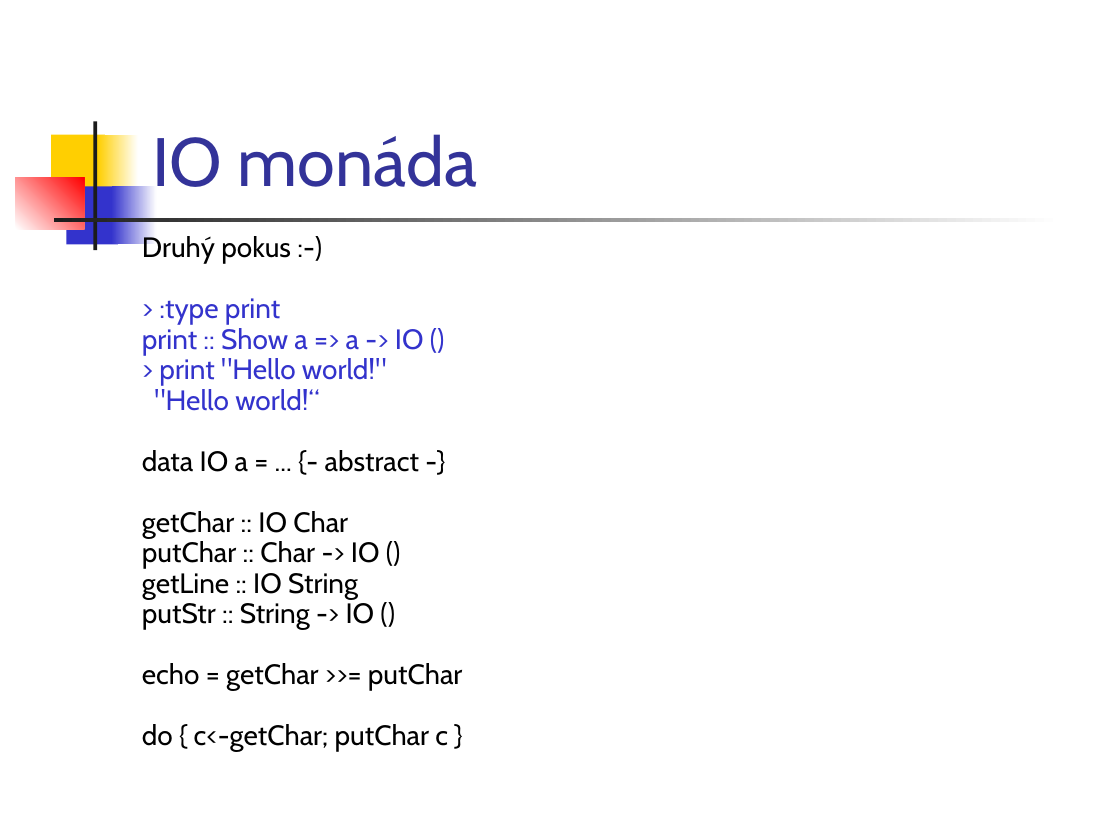
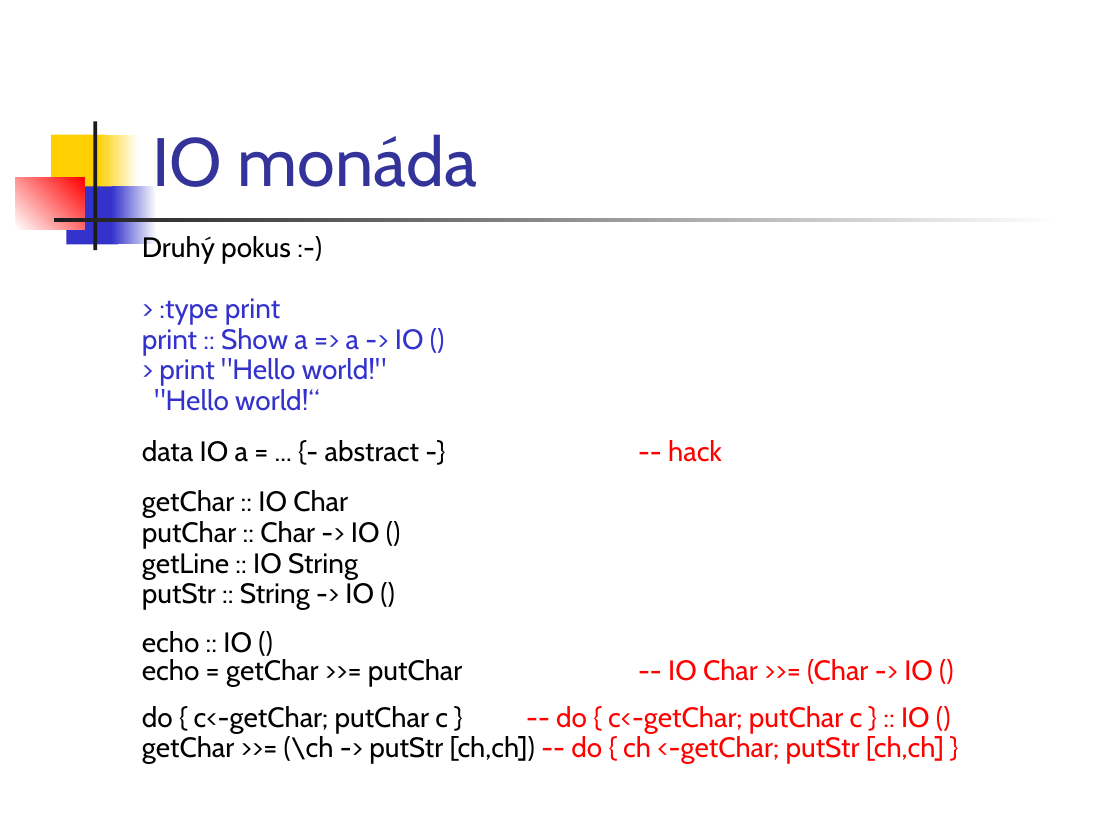
Before and after one commit to Funkcionalne/Prednasky, a slide deck: slide 21 of 11/11_fpro.ppt (slide 19 before the commit). Drawn at 1120x840 pixels with LibreOffice and Linux fonts; fonts in the diff are those of the drawing. Boxes give left, top, right and bottom in pixels: in the first picture for what was removed or moved away, otherwise in the second. Text is boxed around its words. In the diff, an @@ line names an element or a change of style, - is before the commit and + after.

```diff
--- a/11/11_fpro.ppt
+++ b/11/11_fpro.ppt
@@ text at [142,440,722,462]: text changed @@
-data IO a = ... {- abstract -}
+data IO a = ... {- abstract -} -- hack
@@ text at [142,631,944,764]: text changed @@
-echo = getChar >>= putChar
-do { c<-getChar; putChar c }
+echo :: IO ()
+echo = getChar >>= putChar -- IO Char >>= (Char -> IO ()
+do { c<-getChar; putChar c } -- do { c<-getChar; putChar c } :: IO ()
+getChar >>= (\ch -> putStr [ch,ch]) -- do { ch <-getChar; putStr [ch,ch] }
```
Also in this commit, not shown: 10 other slides changed, 2 slides added, 2 other files.
